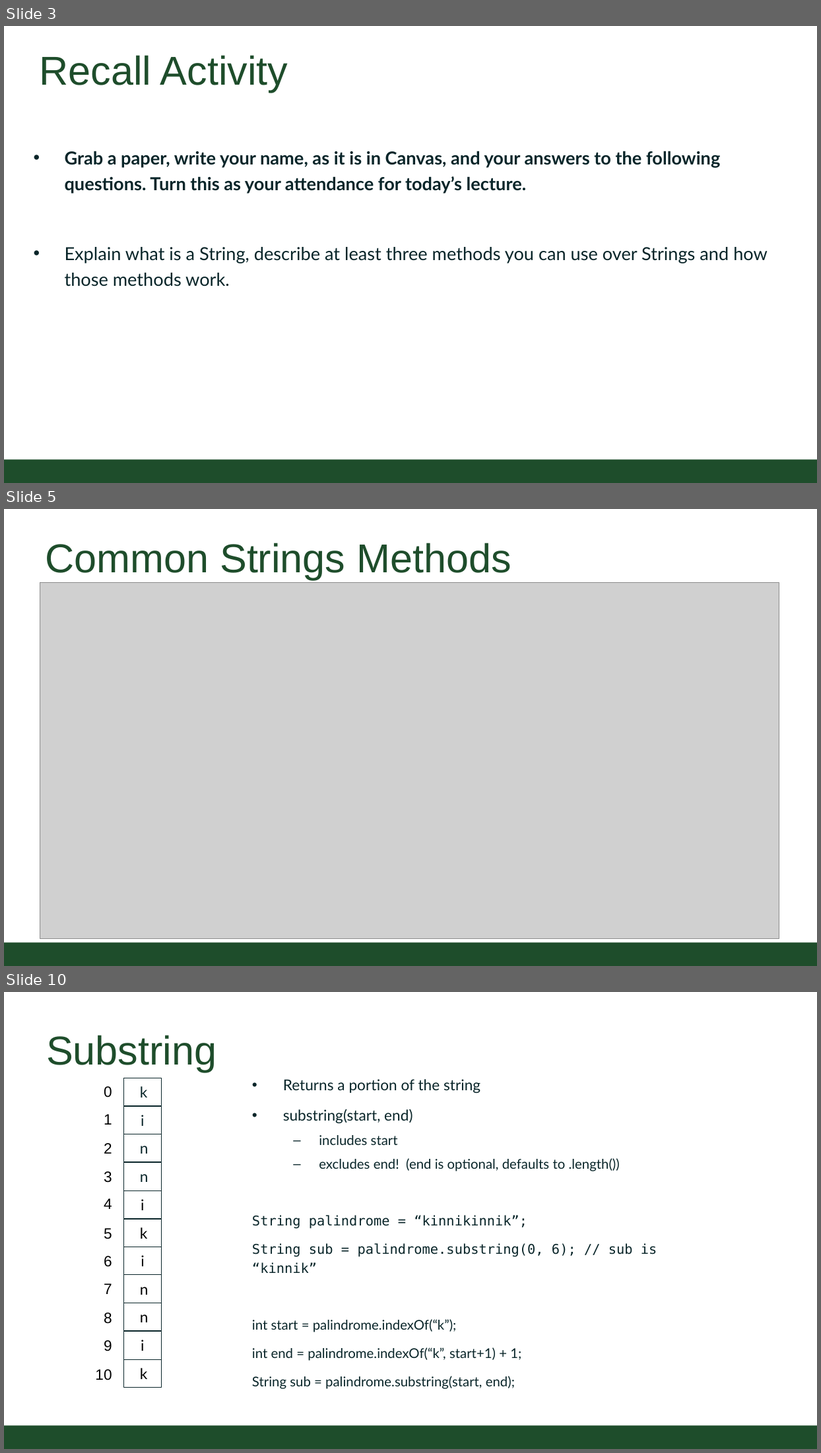
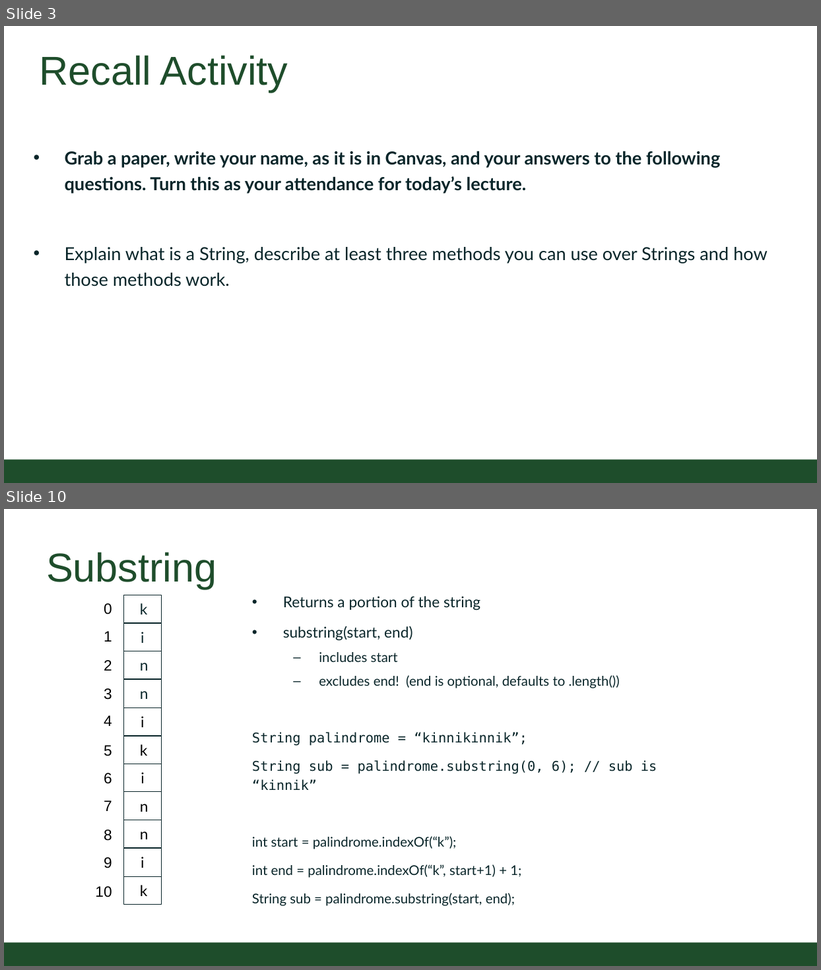
Before and after one commit to CSU-CompSci-CS163-4/Handouts, a slide deck: slides/On-Campus/06_03_StringManipulation.pptx. Shown one above the other, each under a label of ours: slides 3, 5 and 10 before the commit, slides 3 and 10 after it; the slides between them are not shown. The pictures are 821x1453 and 821x970 pixels, drawn with LibreOffice and Linux fonts; fonts in the diff are those of the drawing; grey boxes stand for pictures; background and template pictures are left out. Boxes give left, top, right and bottom in pixels: in the first picture for what was removed or moved away, otherwise in the second. Text is boxed around its words. In the diff, an @@ line names an element or a change of style, - is before the commit and + after.

Commit message:
String Manipulation Updated Accessibility

```diff
--- a/slides/On-Campus/06_03_StringManipulation.pptx
+++ b/slides/On-Campus/06_03_StringManipulation.pptx
@@ slide 5 removed at (x1=4, y1=509, x2=817, y2=966), background #FFFFFF; not listed: 1 template element that a slide beside it also shows @@
@@ title removed at (x1=45, y1=543, x2=511, y2=580) @@
-Common Strings Methods
@@ picture removed at (x1=40, y1=583, x2=779, y2=939) @@
```
Also in this commit, not shown: 8 slides changed, 1 slide added.
